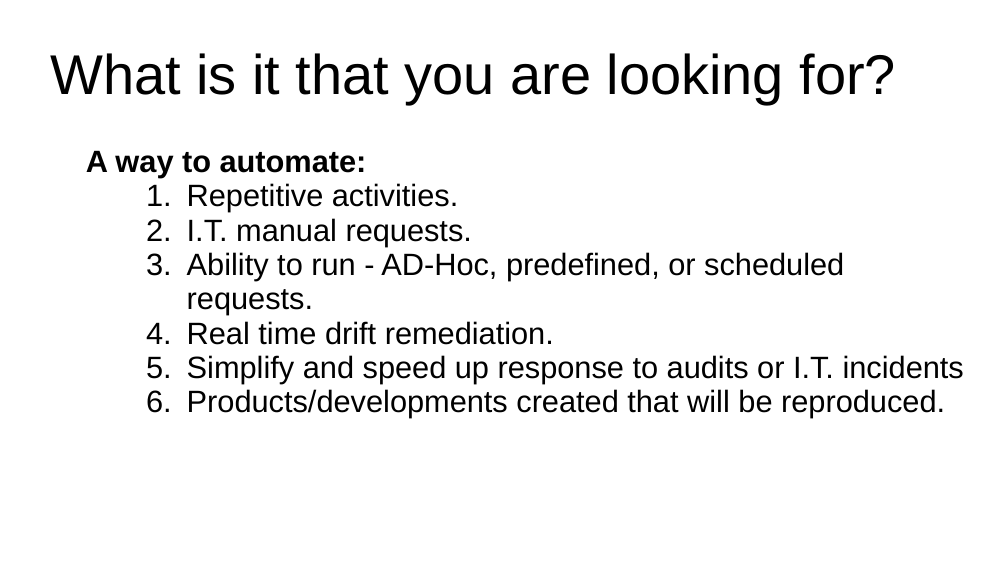
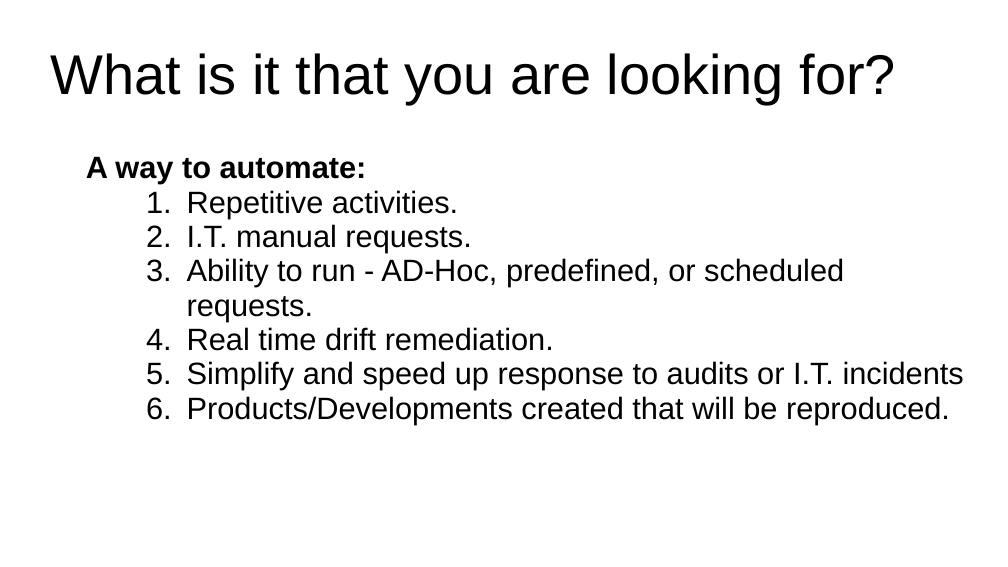
Before and after one commit to ShaddGallegos/RHTI, a slide deck: slide 3 of RedHat-Management_Portfolio/Red_Hat_Management_Portfolio.pptx. Drawn at 1008x567 pixels with LibreOffice and Linux fonts; fonts in the diff are those of the drawing; background and template pictures are left out. Boxes give left, top, right and bottom in pixels: in the first picture for what was removed or moved away, otherwise in the second. Text is boxed around its words. In the diff, an @@ line names an element or a change of style, - is before the commit and + after.

```diff
--- a/RedHat-Management_Portfolio/Red_Hat_Management_Portfolio.pptx
+++ b/RedHat-Management_Portfolio/Red_Hat_Management_Portfolio.pptx
@@ text at <box>187,396,950,424</box>: text changed @@
-6. Products/developments created that will be reproduced.
+6. Products/Developments created that will be reproduced.
```
Also in this commit, not shown: 9 other slides changed, 1 slide removed, 1 other file.
